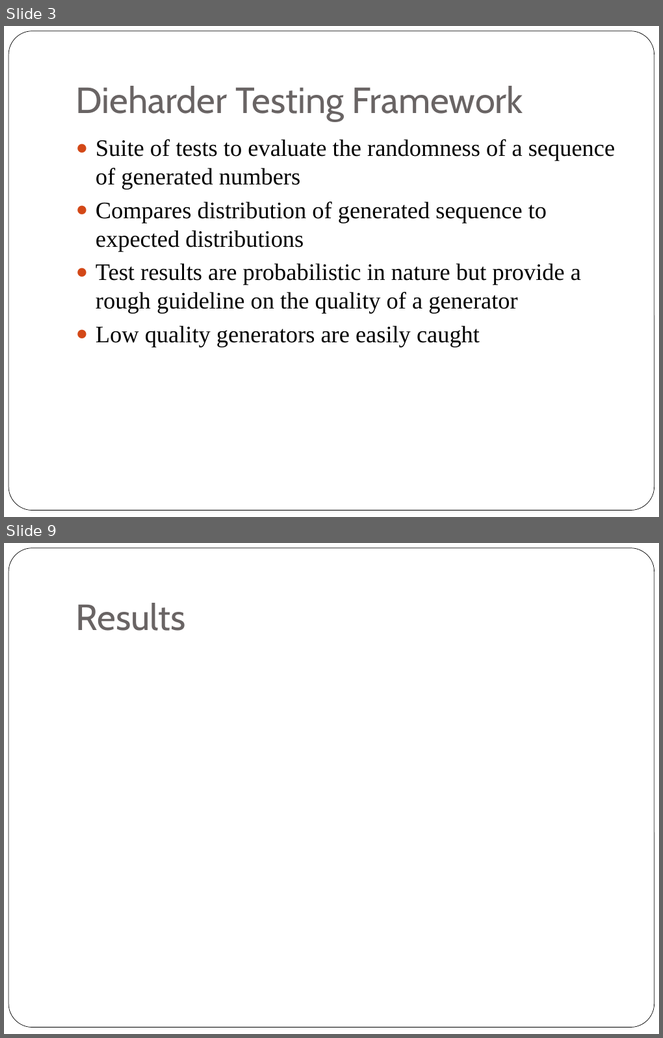
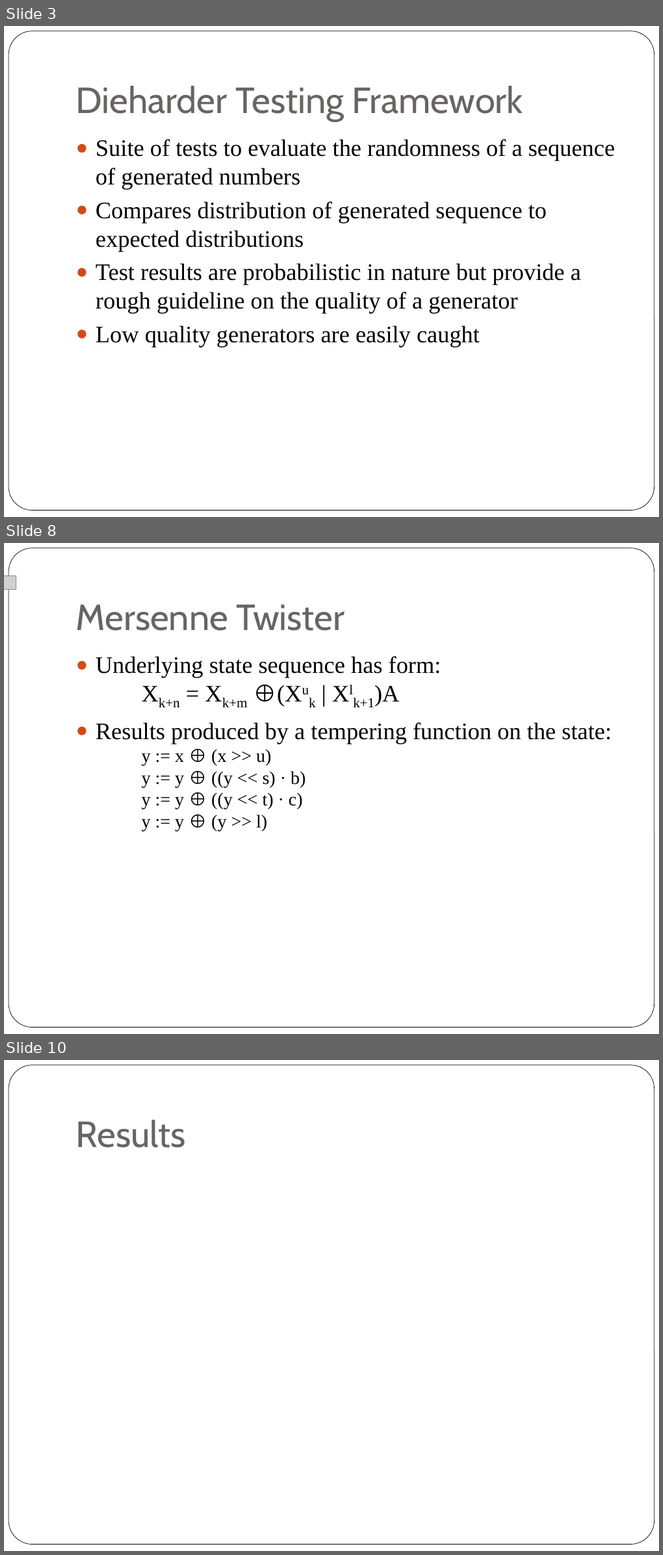
Before and after one commit to kashev/rngs, a slide deck: presentation/pres.pptx. Shown one above the other, each under a label of ours: slides 3 and 9 before the commit, slides 3, 8 and 10 after it; the slides between them are not shown. The pictures are 663x1038 and 663x1555 pixels, drawn with LibreOffice and Linux fonts; fonts in the diff are those of the drawing; grey boxes stand for pictures. Boxes give left, top, right and bottom in pixels: in the first picture for what was removed or moved away, otherwise in the second. Text is boxed around its words. In the diff, an @@ line names an element or a change of style, - is before the commit and + after.

```diff
--- a/presentation/pres.pptx
+++ b/presentation/pres.pptx
@@ slide 8 added at (4, 543, 659, 1034), background #FFFFFF; not listed: 1 template element that a slide beside it also shows @@
@@ picture added at (4, 575, 16, 590) @@
@@ title added at (76, 605, 345, 631), 40 pt, text #696464 @@
+Mersenne Twister
@@ text added at (96, 656, 612, 832), 26 pt, text #000000 @@
+● Underlying state sequence has form:
+  Xk+n = Xk+m ⊕(Xuk | Xlk+1)A
+● Results produced by a tempering function on the state:
+  y := x ⊕ (x >> u)
+  y := y ⊕ ((y << s) · b)
+  y := y ⊕ ((y << t) · c)
+  y := y ⊕ (y >> l)
@@ what was slide 9 is now slide 10 @@
```
Also in this commit, not shown: 3 slides changed, 2 other slides added, 2 slides removed.
